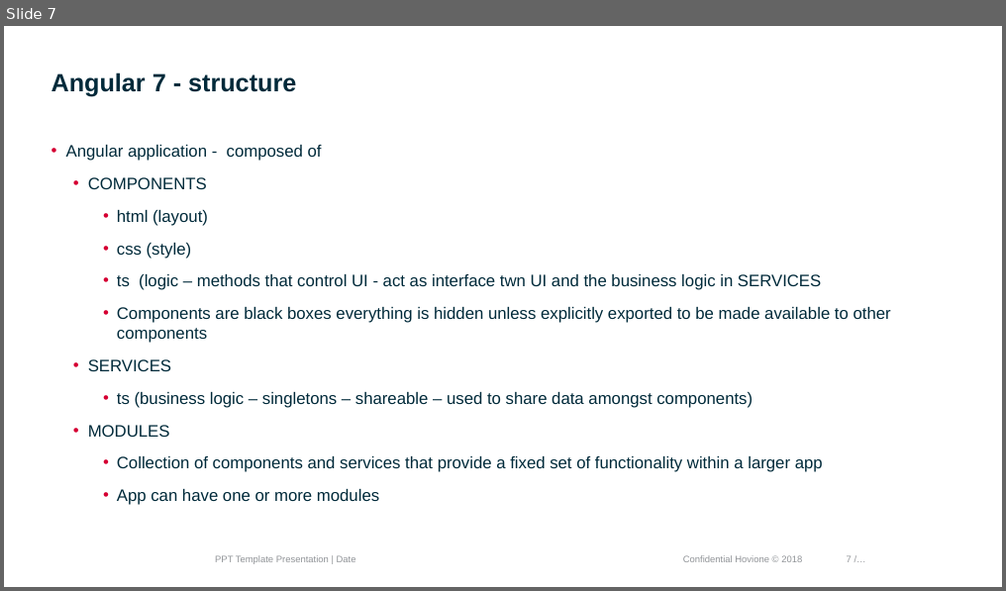
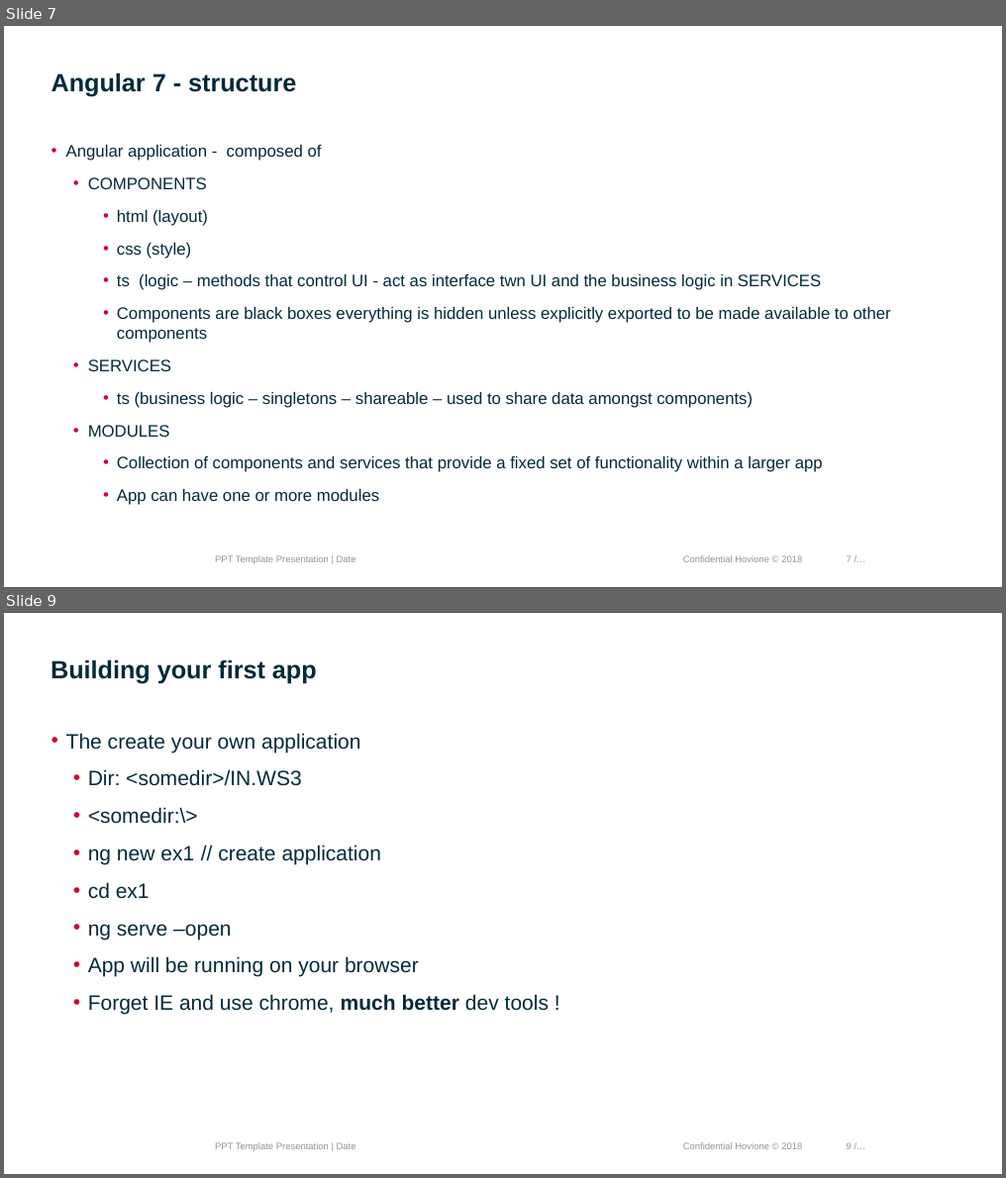
Before and after one commit to mvillax/IN.WS3, a slide deck: Front End Development.pptx. Shown one above the other, each under a label of ours: slide 7 before the commit, slides 7 and 9 after it; the slides between them are not shown. The pictures are 1006x591 and 1006x1178 pixels, drawn with LibreOffice and Linux fonts; fonts in the diff are those of the drawing; background and template pictures are left out. Boxes give left, top, right and bottom in pixels: in the first picture for what was removed or moved away, otherwise in the second. Text is boxed around its words. In the diff, an @@ line names an element or a change of style, - is before the commit and + after.

```diff
--- a/Front End Development.pptx
+++ b/Front End Development.pptx
@@ slide 9 added at bbox=[4, 613, 1002, 1174], background #FFFFFF; not listed: 3 template elements that a slide beside it also shows @@
@@ title added at bbox=[51, 660, 317, 684], 24 pt, text #002A3A, bold @@
+Building your first app
@@ text added at bbox=[66, 733, 548, 1015], 20 pt, text #002A3A @@
+• The create your own application
+  • Dir: <somedir>/IN.WS3
+  • <somedir:\>
+  • ng new ex1 // create application
+  • cd ex1
+  • ng serve –open
+  • App will be running on your browser
+  • Forget IE and use chrome, much better dev tools !
```
Also in this commit, not shown: 2 slides changed, 2 other slides added.
